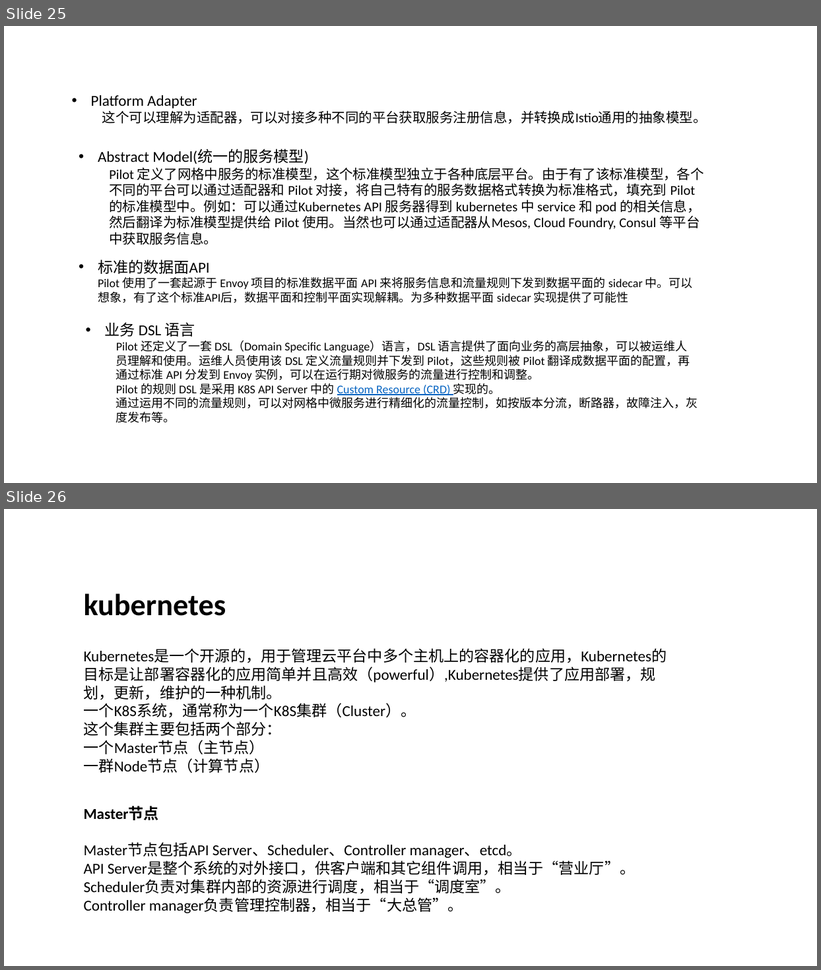
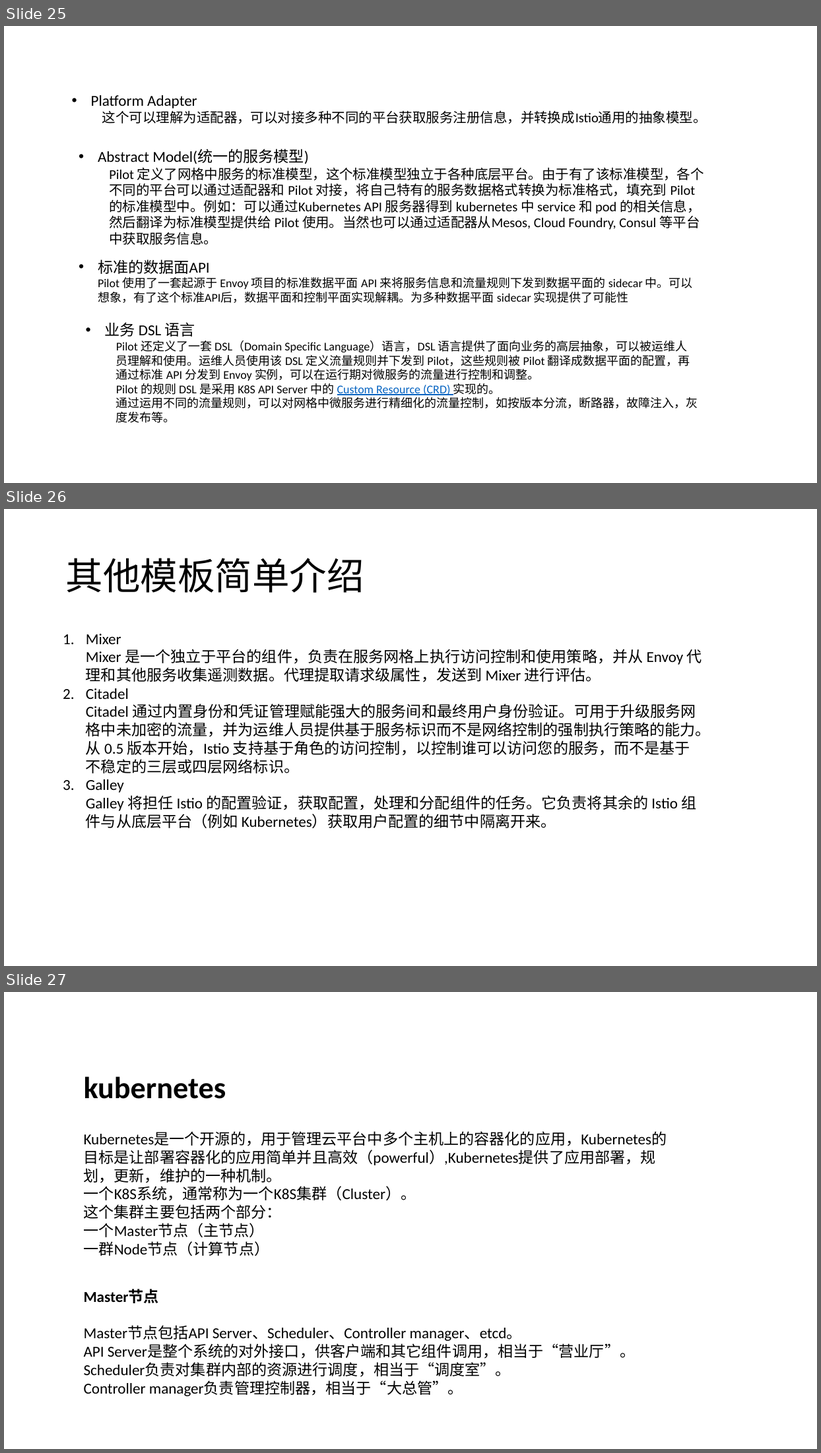
Before and after one commit to shanyao19940801/BookeNote, a slide deck: ServiceMesh/file/ServiceMesh.pptx. Shown one above the other, each under a label of ours: slides 25 and 26 before the commit, slides 25, 26 and 27 after it. The pictures are 821x970 and 821x1453 pixels, drawn with LibreOffice and Linux fonts; fonts in the diff are those of the drawing. Boxes give left, top, right and bottom in pixels: in the first picture for what was removed or moved away, otherwise in the second. Text is boxed around its words. In the diff, an @@ line names an element or a change of style, - is before the commit and + after.

```diff
--- a/ServiceMesh/file/ServiceMesh.pptx
+++ b/ServiceMesh/file/ServiceMesh.pptx
@@ slide 26 added at (4,509,817,966), background #FFFFFF @@
@@ title added at (66,558,364,593), 44 pt, text #000000 @@
+其他模板简单介绍
@@ text added at (86,634,711,828), 18 pt, text #000000 @@
+1. Mixer
+   Mixer 是一个独立于平台的组件，负责在服务网格上执行访问控制和使用策略，并从 Envoy 代理和其他服务收集遥测数据。代理提取请求级属性，发送到 Mixer 进行评估。
+2. Citadel
+   Citadel 通过内置身份和凭证管理赋能强大的服务间和最终用户身份验证。可用于升级服务网格中未加密的流量，并为运维人员提供基于服务标识而不是网络控制的强制执行策略的能力。从 0.5 版本开始，Istio 支持基于角色的访问控制，以控制谁可以访问您的服务，而不是基于不稳定的三层或四层网络标识。
+3. Galley
+   Galley 将担任 Istio 的配置验证，获取配置，处理和分配组件的任务。它负责将其余的 Istio 组件与从底层平台（例如 Kubernetes）获取用户配置的细节中隔离开来。
@@ what was slide 26 is now slide 27 @@
```
Also in this commit, not shown: 1 slide changed, 1 other file.
